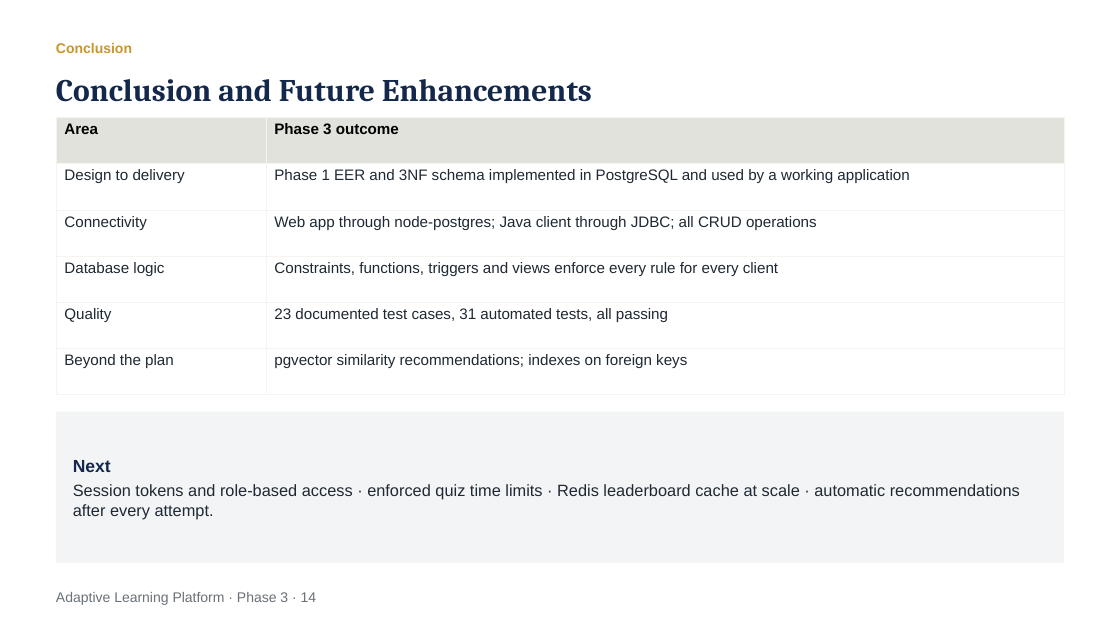
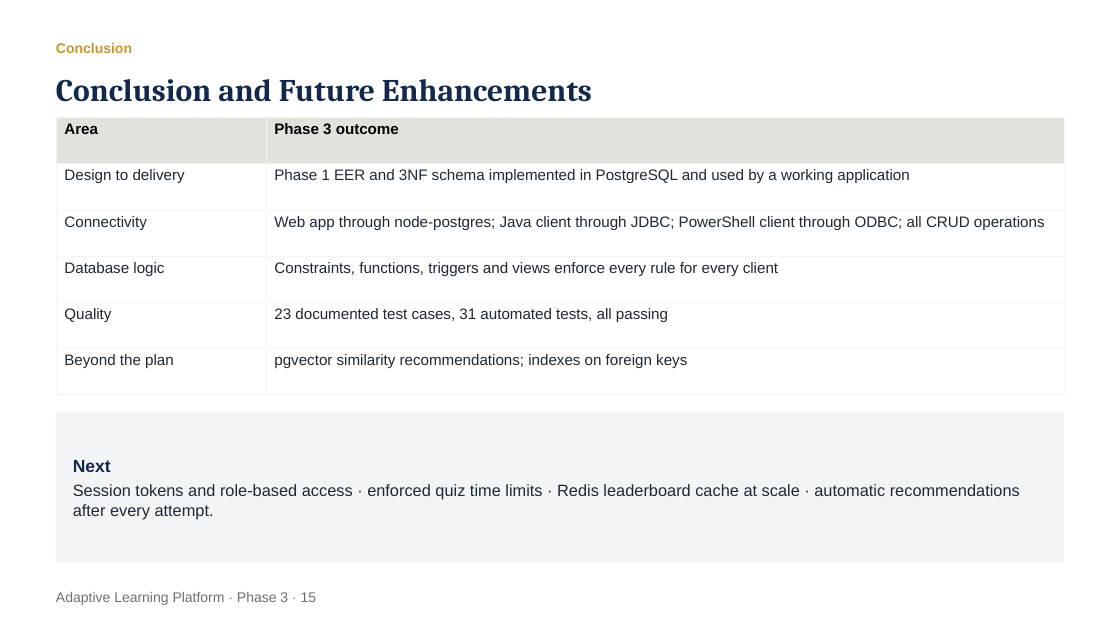
Before and after one commit to Vani-06/quiz_companion, a slide deck: slide 15 of docs/Phase 3 - Integration and Delivery.pptx (slide 14 before the commit). Drawn at 1120x630 pixels with LibreOffice and Linux fonts; fonts in the diff are those of the drawing. Boxes give left, top, right and bottom in pixels: in the first picture for what was removed or moved away, otherwise in the second. Text is boxed around its words. In the diff, an @@ line names an element or a change of style, - is before the commit and + after.

Commit message:
docs: rebuild the Phase 3 presentation with the ODBC slide

```diff
--- a/docs/Phase 3 - Integration and Delivery.pptx
+++ b/docs/Phase 3 - Integration and Delivery.pptx
@@ table at [56,118,1065,395] @@
-row 3, column 2: Web app through node-postgres; Java client through JDBC; all CRUD operations
+row 3, column 2: Web app through node-postgres; Java client through JDBC; PowerShell client through ODBC; all CRUD operations
@@ text at [56,592,317,605]: text changed @@
-Adaptive Learning Platform · Phase 3 · 14
+Adaptive Learning Platform · Phase 3 · 15
```
Also in this commit, not shown: 5 other slides changed, 1 slide added.
